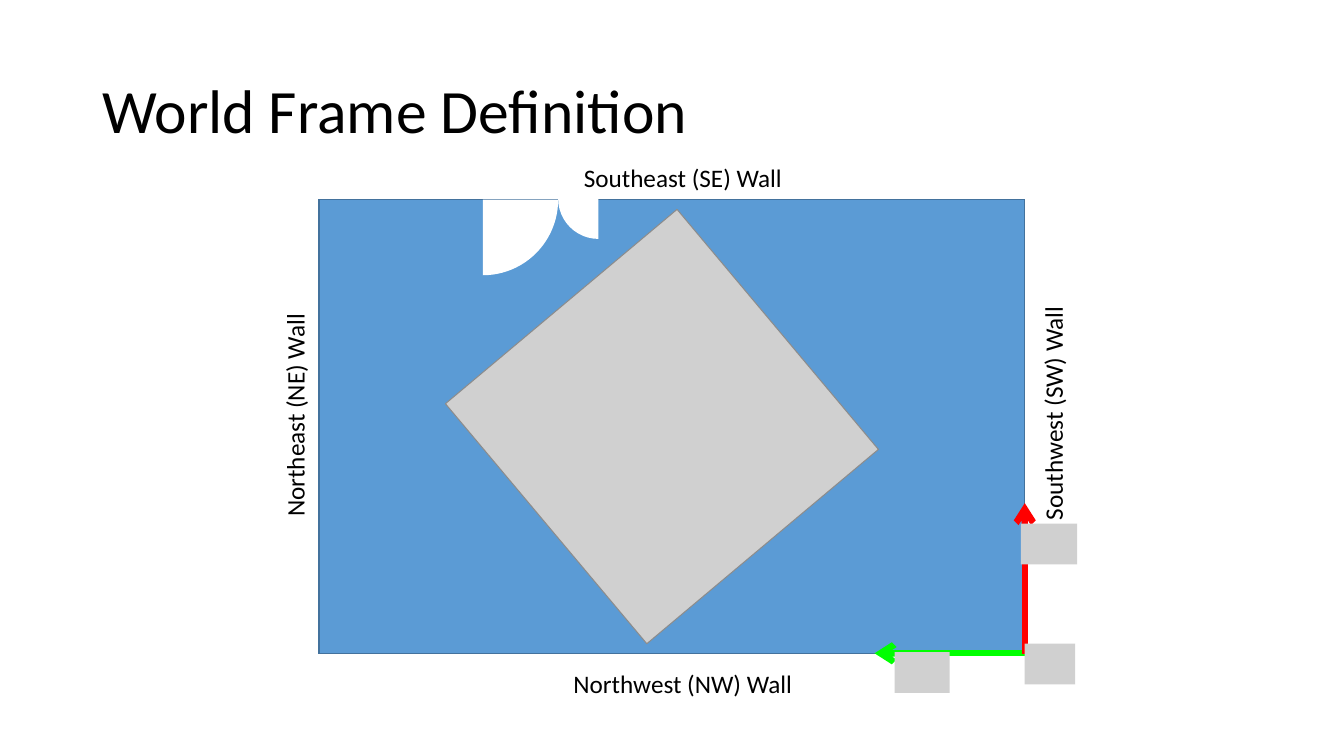
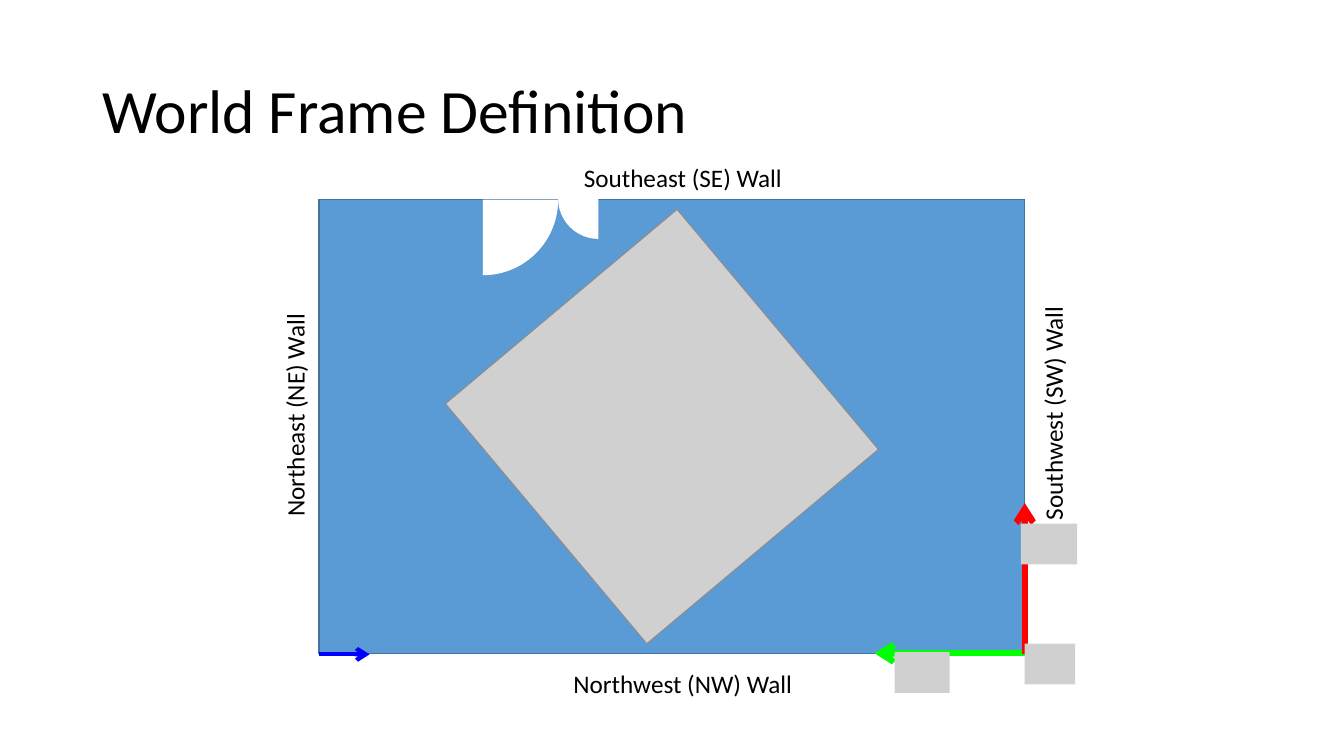
Before and after one commit to usna-ew309/corona, a slide deck: slide 6 of computer_vision/background/data/Ri078 & Ri080 Label Conventions.pptx. Drawn at 1344x756 pixels with LibreOffice and Linux fonts; fonts in the diff are those of the drawing; grey boxes stand for pictures. Boxes give left, top, right and bottom in pixels: in the first picture for what was removed or moved away, otherwise in the second. Text is boxed around its words. In the diff, an @@ line names an element or a change of style, - is before the commit and + after.

```diff
--- a/computer_vision/background/data/Ri078 & Ri080 Label Conventions.pptx
+++ b/computer_vision/background/data/Ri078 & Ri080 Label Conventions.pptx
@@ arrow added from (320, 654) to (370, 654), #0000FF 3 pt @@
```
Also in this commit, not shown: 1 slide added, 3 other files.
